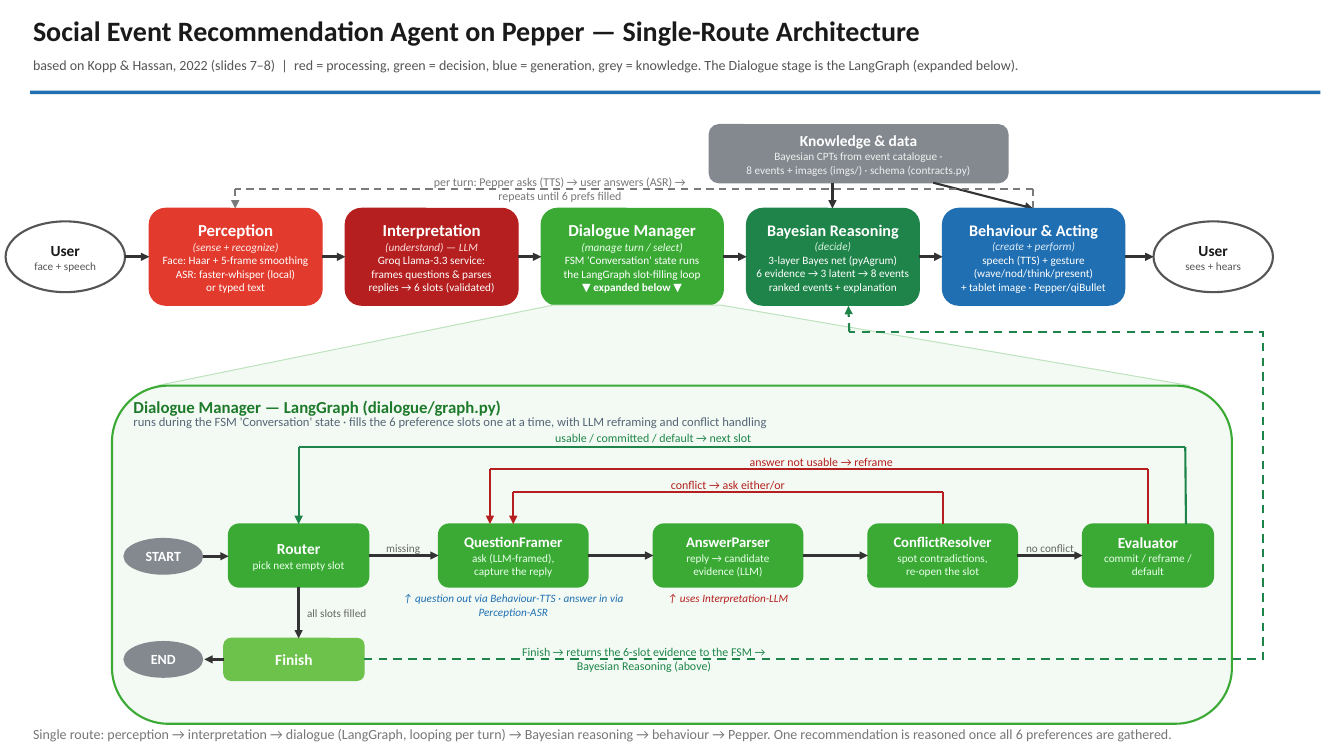
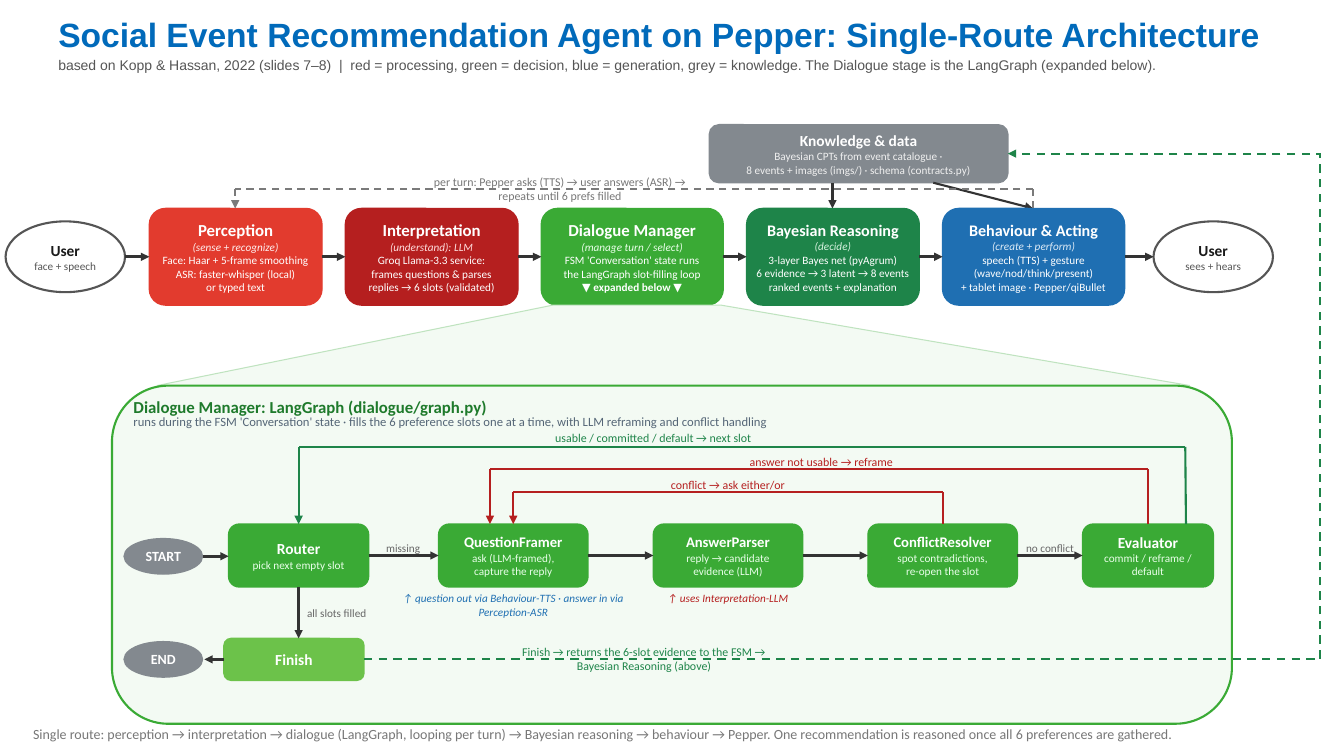
Before and after one commit to SuneshSundarasami/Social-Event-Recommendation-Agent-on-Pepper-using-LangGraph-and-pyAgrum-BayesNet, a slide deck: slide 3 of Presentation/Social-Event-Recommendation-Agent-5-Slide-Overview.pptx (slide 2 before the commit). Drawn at 1344x756 pixels with LibreOffice and Linux fonts; fonts in the diff are those of the drawing. Boxes give left, top, right and bottom in pixels: in the first picture for what was removed or moved away, otherwise in the second. Text is boxed around its words. In the diff, an @@ line names an element or a change of style, - is before the commit and + after.

```diff
--- a/Presentation/Social-Event-Recommendation-Agent-5-Slide-Overview.pptx
+++ b/Presentation/Social-Event-Recommendation-Agent-5-Slide-Overview.pptx
@@ text at (x1=58, y1=22, x2=1259, y2=54): text changed; size 20 to 24 pt; font Calibri to Arial; text colour #1A1A1A to #016ABA @@
-Social Event Recommendation Agent on Pepper — Single-Route Architecture
+Social Event Recommendation Agent on Pepper: Single-Route Architecture
@@ text "based on Kopp & Hassan, ..." moved from (x1=33, y1=60, x2=1019, y2=73) to (x1=58, y1=60, x2=1156, y2=73) @@
@@ text "based on Kopp & Hassan, ..." at (x1=58, y1=60, x2=1156, y2=73): font Calibri to Arial @@
@@ rectangle removed at (x1=30, y1=91, x2=1321, y2=94) @@
@@ elbow line moved from (364, 659) - (850, 333) to (364, 659) - (1008, 154) @@
@@ elbow line (364, 659) - (1008, 154): elbow line to elbow arrow @@
@@ text in rounded rectangle at (x1=390, y1=243, x2=473, y2=253): text changed @@
-(understand) — LLM
+(understand): LLM
@@ arrow removed from (850, 332) to (849, 306) @@
@@ text at (x1=133, y1=400, x2=486, y2=416): text changed @@
-Dialogue Manager — LangGraph (dialogue/graph.py)
+Dialogue Manager: LangGraph (dialogue/graph.py)
```
Also in this commit, not shown: 6 slides added, 4 slides removed, 11 other files.
